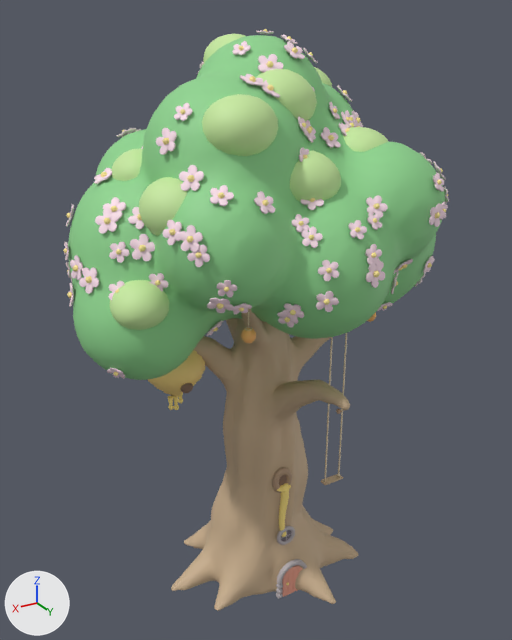
The glTF model assets/meshes/HoneyOak.glb: old version first, new version second.
Both versions are drawn from a 50 mm lens placed at (38.8, 63.2, 66.0), pointed at (-0.3, -2.1, 33.3). The axes (+X, +Y, +Z) are drawn at lower left. The lights are the same throughout. The first picture is the older version. Vertices at exactly the same position are counted once.

The scene before the commit, as lines of its bpy script (objects in view):
```python
me_blossoms = bpy.data.meshes.new('Blossoms')
me_blossoms.from_pydata(...)  # 7130 vertices, 13800 faces; spans x -21.9..21.5, y -18.1..16.6, z 33.3..64.6
me_blossoms.materials.append(mat_blossoms)  # pale pink #ffe3ef
me_leaveslight = bpy.data.meshes.new('LeavesLight')
me_leaveslight.from_pydata(...)  # 2592 vertices, 5120 faces; spans x -21.2..19.5, y -18.6..12.0, z 39.0..64.3
me_leaveslight.materials.append(mat_leaveslight)  # green #caeca2
me_pollen = bpy.data.meshes.new('Pollen')
me_pollen.from_pydata(...)  # 1422 vertices, 2380 faces; spans x -21.6..21.5, y -17.6..16.6, z 1.7..64.7
me_pollen.materials.append(mat_pollen)  # yellow #ffec98
me_trunk = bpy.data.meshes.new('Trunk')
me_trunk.from_pydata(...)  # 7302 vertices, 14592 faces; spans x -15.0..14.5, y -11.8..15.9, z 0.0..41.3
me_trunk.materials.append(mat_trunk)  # beige #caaf8f
ob_blossoms = bpy.data.objects.new('Blossoms', me_blossoms)
ob_blossoms.location = (0.0, 0.0, 0.0)
ob_leaveslight = bpy.data.objects.new('LeavesLight', me_leaveslight)
ob_leaveslight.location = (0.0, 0.0, 0.0)
ob_pollen = bpy.data.objects.new('Pollen', me_pollen)
ob_pollen.location = (0.0, 0.0, 0.0)
ob_trunk = bpy.data.objects.new('Trunk', me_trunk)
ob_trunk.location = (0.0, 0.0, 0.0)
# also in view: 'Hive' at (10.2, -2.3, 29.6); 'Leaves' at (0.0, -1.7, 47.9)
```
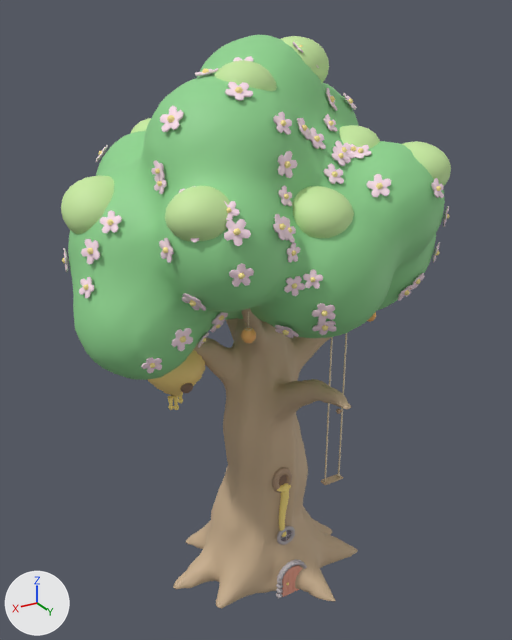
Changed parts and their boxes [x1, y1, x2, y2] in the pictures (512 x 640 px; the box of a moved part takes in the faces that stretch with it):
'LeavesLight', reshaped
    before: [110, 34, 389, 330]
    after: [61, 36, 451, 242]
'Blossoms', reshaped
    before: [64, 30, 449, 379]
    after: [63, 42, 449, 373]
'Pollen', reshaped
    before: [63, 29, 448, 585]
    after: [62, 45, 450, 585]
part 1 of me_leaveslight, moved or reshaped (not visible afterwards)
    before: [314, 67, 332, 87]
part 2 of me_leaveslight, moved or reshaped (not visible before)
    after: [339, 125, 380, 148]
part 3 of me_leaveslight, moved or reshaped
    before: [139, 177, 187, 236]
    after: [214, 60, 277, 91]
part 4 of me_leaveslight, moved or reshaped
    before: [290, 150, 341, 201]
    after: [165, 186, 230, 242]
part 5 of me_leaveslight, moved or reshaped
    before: [110, 280, 169, 330]
    after: [61, 175, 114, 234]
part 6 of me_leaveslight, moved or reshaped (not visible afterwards)
    before: [343, 127, 389, 152]
part 7 of me_leaveslight, moved or reshaped (mostly hidden afterwards)
    before: [111, 149, 143, 181]
    after: [130, 118, 151, 134]
part 8 of me_leaveslight, added (green)
    after: [402, 141, 451, 187]
part 9 of me_leaveslight, added (green)
    after: [292, 186, 354, 238]
part 10 of me_leaveslight, added (green)
    after: [281, 36, 329, 83]
part 11 of me_leaveslight, deleted (green)
    before: [202, 34, 317, 156]
part 12 of me_blossoms, deleted
    before: [66, 30, 449, 379]
part 13 of me_blossoms, built on
    before: [64, 48, 425, 297]
    after: [63, 42, 449, 373]
part 14 of me_pollen, moved or reshaped
    before: [85, 276, 92, 283]
    after: [87, 248, 93, 254]
part 15 of me_pollen, moved or reshaped
    before: [239, 46, 244, 51]
    after: [202, 68, 209, 73]
part 16 of me_pollen, moved or reshaped
    before: [163, 138, 169, 145]
    after: [157, 181, 162, 186]
part 17 of me_pollen, moved or reshaped
    before: [326, 268, 332, 273]
    after: [310, 277, 316, 282]
part 18 of me_pollen, moved or reshaped
    before: [169, 229, 175, 235]
    after: [162, 247, 168, 253]
part 19 of me_pollen, deleted
    before: [67, 29, 448, 376]
part 20 of me_pollen, built on
    before: [104, 217, 111, 224]
    after: [83, 45, 450, 368]

What changed in the scene script:
```text
Change me_leaveslight:
    remove me_leaveslight.from_pydata(...)  # 2592 vertices, 5120 faces; spans x -21.2..19.5, y -18.6..12.0, z 39.0..64.3
    add me_leaveslight.from_pydata(...)  # 1944 vertices, 3840 faces; spans x -23.0..20.8, y -14.8..14.5, z 37.5..64.1
    me_leaveslight part 1: the loose piece of 162 vertices spanning x -11.2..-4.3, y -8.1..-1.4, z 55.5..61.1 is scaled about its middle by 0.828, then moved by (5.0, -7.3, -7.2)
    me_leaveslight part 2: the loose piece of 162 vertices spanning x -17.1..-10.5, y 2.0..8.4, z 47.5..52.6 is scaled about its middle by 1.04, then moved by (6.9, 0.1, 3.1)
    me_leaveslight part 3: the loose piece of 162 vertices spanning x 9.1..16.3, y 2.8..9.8, z 47.2..53.1 is scaled about its middle by 0.837, then moved by (-8.1, -2.4, 9.6)
    me_leaveslight part 4: the loose piece of 162 vertices spanning x -2.4..4.5, y 5.5..12.0, z 49.2..54.6 is scaled about its middle by 0.902, then moved by (11.6, 1.7, -1.5)
    me_leaveslight part 5: the loose piece of 162 vertices spanning x 13.7..19.5, y 2.3..8.2, z 39.0..43.9 is scaled about its middle by 1.26, then moved by (0.6, -7.6, 7.4)
    me_leaveslight part 6: the loose piece of 162 vertices spanning x -11.1..-4.6, y 2.7..9.1, z 50.6..55.7 is scaled about its middle by 0.954, then moved by (-4.5, -6.9, -1.1)
    me_leaveslight part 7: the loose piece of 162 vertices spanning x 9.7..15.8, y -4.9..1.2, z 49.2..54.2 is scaled about its middle by 0.967, then moved by (-5.5, -9.1, 1.6)
    me_leaveslight part 8: a new loose piece of 162 vertices spanning x -15.7..-8.9, y 6.2..12.9, z 48.9..54.3, in mat_leaveslight (green #caeca2)
    me_leaveslight part 9: a new loose piece of 162 vertices spanning x -2.2..4.1, y 8.0..14.5, z 46.5..51.6, in mat_leaveslight (green #caeca2)
    me_leaveslight part 10: a new loose piece of 162 vertices spanning x -7.2..0.2, y -3.6..3.6, z 58.3..64.1, in mat_leaveslight (green #caeca2)
    me_leaveslight part 11: 7 loose pieces with 1134 vertices, spanning x -21.2..11.2, y -17.0..11.5, z 39.8..64.3, are deleted
    other edits to the shape of me_leaveslight do not show in these pictures
Change me_blossoms:
    remove me_blossoms.from_pydata(...)  # 7130 vertices, 13800 faces; spans x -21.9..21.5, y -18.1..16.6, z 33.3..64.6
    add me_blossoms.from_pydata(...)  # 3360 vertices, 6400 faces; spans x -20.8..21.1, y -19.3..15.7, z 35.0..63.7
    me_blossoms part 12: 97 loose pieces with 6014 vertices, spanning x -21.9..21.5, y -17.9..16.6, z 33.3..64.6, are deleted
    me_blossoms part 13: 9 vertices moved within x -17.0..20.7, y -2.9..9.9, z 37.4..57.4; 1090 vertices removed from x -20.8..20.9, y -18.1..15.9, z 37.1..63.0; 3334 vertices added at x -20.8..21.1, y -19.3..15.7, z 35.0..63.7
Change me_pollen:
    remove me_pollen.from_pydata(...)  # 1422 vertices, 2380 faces; spans x -21.6..21.5, y -17.6..16.6, z 1.7..64.7
    add me_pollen.from_pydata(...)  # 1002 vertices, 1680 faces; spans x -20.7..20.8, y -19.0..15.3, z 1.7..63.3
    me_pollen part 14: the loose piece of 12 vertices spanning x 20.0..20.6, y 2.0..2.6, z 43.2..43.8 is moved by (-0.5, -0.4, 2.6)
    me_pollen part 15: the loose piece of 12 vertices spanning x 3.1..3.5, y 1.0..1.5, z 62.9..63.3 is moved by (4.0, 0.5, -1.9)
    me_pollen part 16: the loose piece of 12 vertices spanning x 13.1..13.7, y 5.4..6.0, z 55.7..56.3 is moved by (0.7, -0.3, -3.6)
    me_pollen part 17: the loose piece of 12 vertices spanning x 2.3..2.8, y 15.0..15.5, z 44.9..45.4 is moved by (1.3, -0.7, -0.9)
    me_pollen part 18: the loose piece of 12 vertices spanning x 14.9..15.4, y 9.8..10.4, z 49.0..49.5 is moved by (0.4, -0.6, -1.7)
    me_pollen part 19: 84 loose pieces with 1008 vertices, spanning x -21.6..21.5, y -17.6..16.6, z 33.8..64.7, are deleted
    me_pollen part 20: 11 vertices removed from x 17.8..18.4, y 2.1..2.7, z 48.5..49.1; 527 vertices added at x -20.4..20.8, y 2.0..15.3, z 35.7..63.3
    other edits to the shape of me_pollen do not show in these pictures
```
